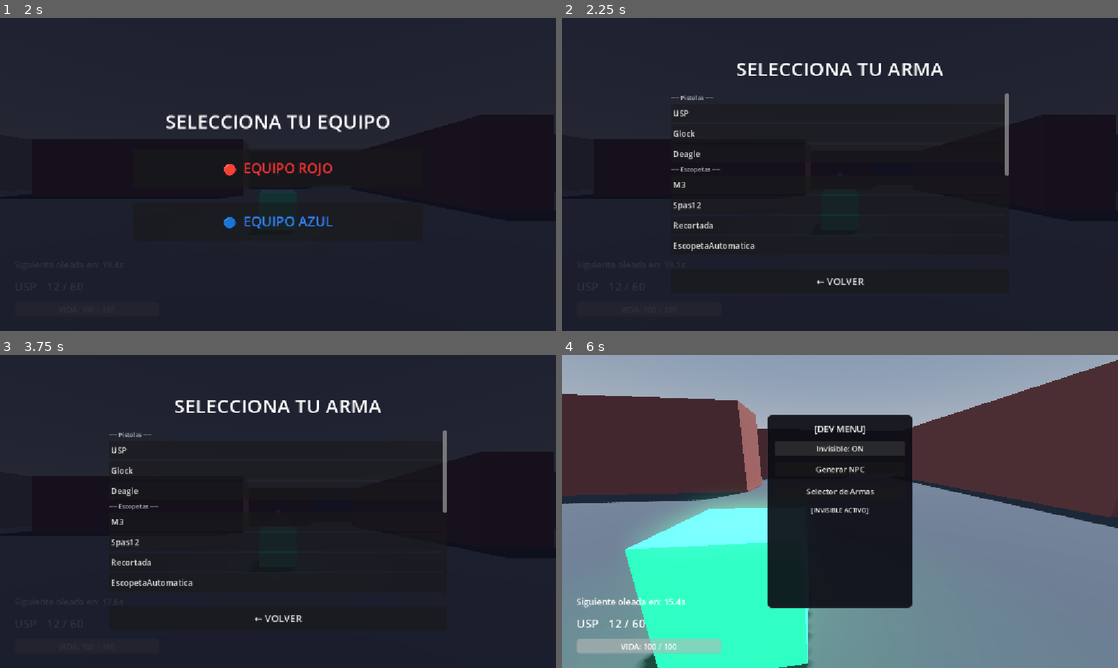
Above: before the commit, frames 1-4 (two rows, left to right).
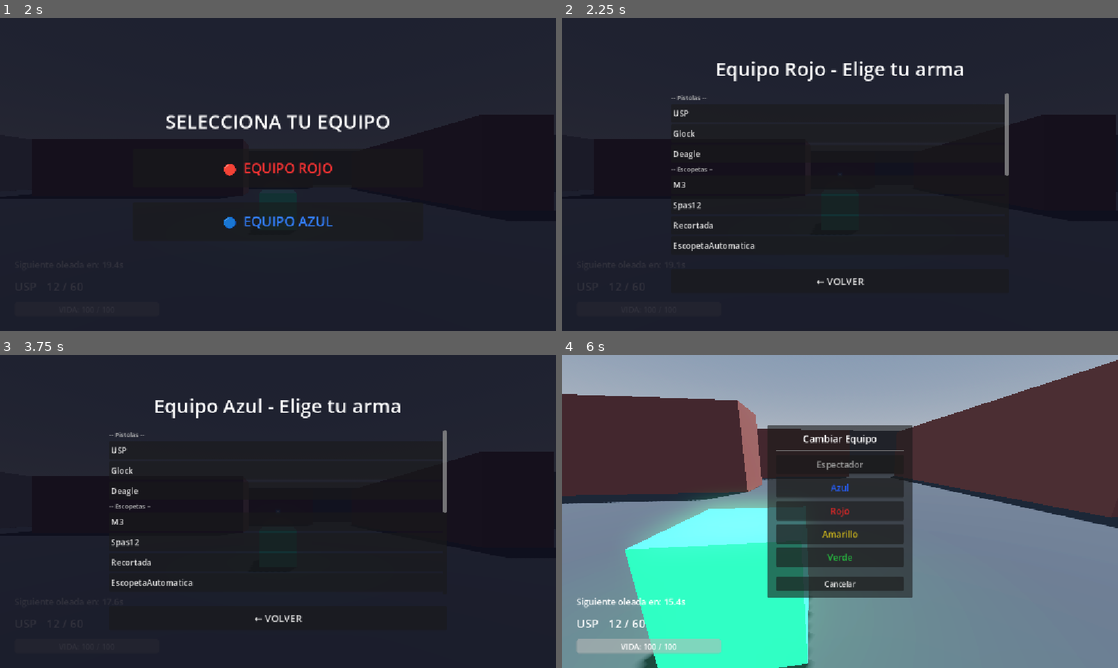
Above: after the commit, the same moments.

Repository: Jillkrav/Fps-Prueba
Game: Godot game, scene res://scenes/main_menu.tscn
Two runs of this game, one before a commit and one after it. Both use one fixed random seed, a clock stepped at 60 frames per second and the inputs below. The engine's default icon, where the game draws it, is replaced by a stand-in: a white triangle on a blue panel in a dark square.
Inputs (mouse positions are in pixels of both pictures, inside the frame that each line leads up to):
- Up to frame 1 (2 s): click "JUGAR" at 0.5 s; click "MAPA 1 (Laberíntico)" at 1.25 s
- Up to frame 2 (2.25 s): click "🔴 EQUIPO ROJO" at 2 s
- Up to frame 3 (3.75 s): click "← VOLVER" at 2.75 s; click "🔵 EQUIPO AZUL" at 3.5 s
- Up to frame 4 (6 s): click "USP" at 4.25 s; tap Enter (ui_accept) at 5, 5.27 s; move the mouse to (867, 511) at 5.02 s; hold W 5.03-5.75 s; tap Q at 5.1 s; click (867, 511) at 5.17 s; click (840, 448) at 5.75 s, where only the run before the commit has a clickable "Invisible: OFF"

Frame 1 is identical in both runs. In frame 2, 1.3% of the frame differs, in the area x 19-73%, y 13-50%; in frame 3, 1.3%; in frame 4, 8.8%, in the area x 36-64%, y 19-81%.
Error in both runs: Invalid assignment of property or key 'equipo' with value of type 'String' on a base object of type 'CharacterBody3D (NpcBase)'. (res://scripts/spawner.gd:114)

Commit message:
fix(equipos): logica de enemigos por ID numerico, team_selector usa GameState.Equipo, boton cambiar equipo en DevMenu

Diff:
--- a/scripts/dev_menu.gd
+++ b/scripts/dev_menu.gd
@@ -1,5 +1,4 @@
 ## Menu de desarrollo. Se activa con Q desde hud.gd.
-## Nodo DevMenu en hud.tscn es tipo Control -> extends Control.
 extends Control
 
 const NPC_SCENE: String = "res://scenes/npcs/npc_base.tscn"
@@ -15,41 +14,44 @@
 @onready var opt_tipo_npc: OptionButton    = $PanelNPC/VBox/GridAtributos/OptArma
 @onready var lbl_status: Label             = $PanelPrincipal/VBox/LblStatus
 
-var _panel_armas: PanelContainer = null
-var _weapon_list: VBoxContainer  = null
+var _panel_armas: PanelContainer    = null
+var _weapon_list: VBoxContainer     = null
+var _panel_equipo: PanelContainer   = null
 var opt_arma_dinamico: OptionButton = null
-var _armas_lista: Array[String] = []
-var is_invisible: bool = false
+var _armas_lista: Array[String]     = []
+var is_invisible: bool              = false
 
 func _ready() -> void:
 	process_mode = Node.PROCESS_MODE_ALWAYS
 
-	# Poblar OptionButton de equipo (usa IDs de GameState.Equipo)
+	# --- Equipo para spawn de NPC ---
 	opt_relacion.clear()
 	for id in GameState.NOMBRE_EQUIPO.keys():
 		opt_relacion.add_item(GameState.nombre_equipo(id), id)
-	# Seleccionar equipo Rojo por defecto para spawn de NPC
 	_seleccionar_opcion(opt_relacion, GameStateClass.Equipo.ROJO)
 
+	# --- Experiencia ---
 	opt_experiencia.clear()
 	opt_experiencia.add_item("Baja",  NpcBase.Experiencia.BAJA)
 	opt_experiencia.add_item("Media", NpcBase.Experiencia.MEDIA)
 	opt_experiencia.add_item("Alta",  NpcBase.Experiencia.ALTA)
 
+	# --- Arma del NPC ---
 	opt_tipo_npc.clear()
 	_poblar_armas_en(opt_tipo_npc)
 
 	visible = false
 	panel_principal.visible = true
-	panel_npc.visible = false
+	panel_npc.visible       = false
 
 	btn_invisible.pressed.connect(_on_invisible_pressed)
 	btn_generar.pressed.connect(_on_generar_pressed)
 	btn_spawn.pressed.connect(_on_spawn_pressed)
 	btn_volver.pressed.connect(_on_volver_pressed)
 
-	_agregar_btn_selector_armas()
+	_agregar_botones_extras()
 	_build_panel_armas.call_deferred()
+	_build_panel_equipo.call_deferred()
 
 # Selecciona la opcion del OptionButton cuyo id coincide
 func _seleccionar_opcion(opt: OptionButton, id: int) -> void:
@@ -58,23 +60,35 @@
 			opt.select(i)
 			return
 
-# ── Boton Selector de Armas en panel principal ──────────────────────
-func _agregar_btn_selector_armas() -> void:
+# ── Botones extras en panel principal ────────────────────────────────────────
+func _agregar_botones_extras() -> void:
 	var vbox: VBoxContainer = get_node_or_null("PanelPrincipal/VBox")
 	if not vbox:
 		return
-	var btn := Button.new()
-	btn.name = "BtnSelectorArmas"
-	btn.text = "Selector de Armas"
-	btn.custom_minimum_size = Vector2(0, 36)
-	btn.add_theme_font_size_override("font_size", 16)
-	vbox.add_child(btn)
 	var lbl: Label = get_node_or_null("PanelPrincipal/VBox/LblStatus")
-	if lbl:
-		vbox.move_child(btn, lbl.get_index())
-	btn.pressed.connect(_on_selector_armas_pressed)
-
-# ── Panel flotante selector de armas ─────────────────────────────
+	var insert_idx: int = lbl.get_index() if lbl else vbox.get_child_count()
+
+	# Boton selector de armas
+	var btn_armas := Button.new()
+	btn_armas.name = "BtnSelectorArmas"
+	btn_armas.text = "Selector de Armas"
+	btn_armas.custom_minimum_size = Vector2(0, 36)
+	btn_armas.add_theme_font_size_override("font_size", 16)
+	btn_armas.pressed.connect(_on_selector_armas_pressed)
+	vbox.add_child(btn_armas)
+	vbox.move_child(btn_armas, insert_idx)
+
+	# Boton cambiar equipo
+	var btn_equipo := Button.new()
+	btn_equipo.name = "BtnCambiarEquipo"
+	btn_equipo.text = "Cambiar Equipo [%s]" % GameState.nombre_equipo(GameState.player_team)
+	btn_equipo.custom_minimum_size = Vector2(0, 36)
+	btn_equipo.add_theme_font_size_override("font_size", 16)
+	btn_equipo.pressed.connect(_on_cambiar_equipo_pressed)
+	vbox.add_child(btn_equipo)
+	vbox.move_child(btn_equipo, insert_idx + 1)
+
+# ── Panel flotante selector de armas ─────────────────────────────────────────
 func _build_panel_armas() -> void:
 	_panel_armas = PanelContainer.new()
 	_panel_armas.visible = false
@@ -118,6 +132,71 @@
 	btn_cerrar.pressed.connect(_cerrar_panel_armas)
 	vbox.add_child(btn_cerrar)
 
+# ── Panel flotante cambiar equipo ─────────────────────────────────────────────
+func _build_panel_equipo() -> void:
+	_panel_equipo = PanelContainer.new()
+	_panel_equipo.visible = false
+	_panel_equipo.set_anchors_preset(Control.PRESET_CENTER)
+	_panel_equipo.custom_minimum_size = Vector2(300, 0)
+	_panel_equipo.grow_horizontal = Control.GROW_DIRECTION_BOTH
+	_panel_equipo.grow_vertical   = Control.GROW_DIRECTION_BOTH
+	get_parent().add_child(_panel_equipo)
+
+	var margin := MarginContainer.new()
+	margin.add_theme_constant_override("margin_top",    14)
+	margin.add_theme_constant_override("margin_bottom", 14)
+	margin.add_theme_constant_override("margin_left",   18)
+	margin.add_theme_constant_override("margin_right",  18)
+	_panel_equipo.add_child(margin)
+
+	var vbox := VBoxContainer.new()
+	vbox.add_theme_constant_override("separation", 8)
+	margin.add_child(vbox)
+
+	var titulo := Label.new()
+	titulo.text = "Cambiar Equipo"
+	titulo.add_theme_font_size_override("font_size", 20)
+	titulo.horizontal_alignment = HORIZONTAL_ALIGNMENT_CENTER
+	vbox.add_child(titulo)
+	vbox.add_child(HSeparator.new())
+
+	# Un boton por cada equipo del enum
+	for id in GameState.NOMBRE_EQUIPO.keys():
+		var nombre: String = GameState.nombre_equipo(id)
+		var color: Color   = GameState.color_equipo(id)
+		var btn := Button.new()
+		btn.text = nombre
+		btn.custom_minimum_size = Vector2(0, 40)
+		btn.add_theme_font_size_override("font_size", 18)
+		btn.add_theme_color_override("font_color", color)
+		btn.pressed.connect(_on_equipo_elegido.bind(id))
+		vbox.add_child(btn)
+
+	vbox.add_child(HSeparator.new())
+	var btn_cerrar := Button.new()
+	btn_cerrar.text = "Cancelar"
+	btn_cerrar.add_theme_font_size_override("font_size", 15)
+	btn_cerrar.pressed.connect(_cerrar_panel_equipo)
+	vbox.add_child(btn_cerrar)
+
+func _on_equipo_elegido(id: int) -> void:
+	GameState.player_team = id
+	# Actualizar texto del boton en el menu principal
+	var btn_eq: Button = get_node_or_null("PanelPrincipal/VBox/BtnCambiarEquipo")
+	if is_instance_valid(btn_eq):
+		btn_eq.text = "Cambiar Equipo [%s]" % GameState.nombre_equipo(id)
+	# Forzar retarget en todos los NPCs activos
+	for npc in get_tree().get_nodes_in_group("npcs"):
+		if npc is NpcBase:
+			npc._pick_target()
+	_cerrar_panel_equipo()
+
+func _cerrar_panel_equipo() -> void:
+	_panel_equipo.visible = false
+	visible = true
+	panel_principal.visible = true
+
+# ── Logica panel armas ────────────────────────────────────────────────────────
 func _poblar_panel_armas() -> void:
 	if not is_instance_valid(_weapon_list):
 		return
@@ -128,7 +207,7 @@
 		armas_raw = ConfigManager._data["Armas"]
 	for categoria in armas_raw.keys():
 		var lbl_cat := Label.new()
-		lbl_cat.text = "── " + categoria + " ──"
+		lbl_cat.text = "-- " + categoria + " --"
 		lbl_cat.add_theme_font_size_override("font_size", 13)
 		lbl_cat.modulate = Color(0.75, 0.75, 0.75)
 		_weapon_list.add_child(lbl_cat)
@@ -167,7 +246,7 @@
 		if sp.has_method("reanudar_spawn"):
 			sp.reanudar_spawn()
 
-# ── Helpers ────────────────────────────────────────────────
+# ── Helpers generales ─────────────────────────────────────────────────────────
 func _poblar_armas_en(opt: OptionButton) -> void:
 	_armas_lista.clear()
 	opt.clear()
@@ -180,15 +259,14 @@
 			opt.add_item("%s [%s]" % [nombre, categoria])
 	_armas_lista.append("")
 	opt.add_item("Sin arma (Melee)")
-	if _armas_lista.is_empty() or (_armas_lista.size() == 1 and _armas_lista[0] == ""):
-		_armas_lista = [""]
-		push_warning("DevMenu: sin armas en ConfigManager, solo opcion Melee disponible")
 
 func toggle_menu() -> void:
 	if is_instance_valid(_panel_armas) and _panel_armas.visible:
 		_panel_armas.visible = false
+	if is_instance_valid(_panel_equipo) and _panel_equipo.visible:
+		_panel_equipo.visible = false
 	visible = !visible
-	panel_npc.visible = false
+	panel_npc.visible       = false
 	panel_principal.visible = true
 	if visible:
 		Input.mouse_mode = Input.MOUSE_MODE_VISIBLE
@@ -202,19 +280,23 @@
 		if is_invisible:
 			player.add_to_group("invisible_to_npc")
 			btn_invisible.text = "Invisible: ON"
-			lbl_status.text = "[INVISIBLE ACTIVO]"
+			lbl_status.text    = "[INVISIBLE ACTIVO]"
 		else:
 			player.remove_from_group("invisible_to_npc")
 			btn_invisible.text = "Invisible: OFF"
-			lbl_status.text = ""
+			lbl_status.text    = ""
 
 func _on_generar_pressed() -> void:
 	panel_principal.visible = false
-	panel_npc.visible = true
+	panel_npc.visible       = true
 
 func _on_volver_pressed() -> void:
-	panel_npc.visible = false
-	panel_principal.visible = true
+	panel_npc.visible       = false
+	panel_principal.visible = true
+
+func _on_cambiar_equipo_pressed() -> void:
+	visible = false
+	_panel_equipo.visible = true
 
 func _on_spawn_pressed() -> void:
 	var packed: PackedScene = load(NPC_SCENE)
@@ -227,11 +309,7 @@
 		return
 
 	npc._relacion_forzada = true
-
-	# Equipo: leer el ID seleccionado del OptionButton de equipo
-	var equipo_id: int = opt_relacion.get_selected_id()
-	npc.equipo_id = equipo_id
-
+	npc.equipo_id = opt_relacion.get_selected_id()
 	npc.experiencia = opt_experiencia.get_selected_id() as NpcBase.Experiencia
 	var idx: int = opt_tipo_npc.get_selected()
 	if idx >= 0 and idx < _armas_lista.size():
@@ -245,15 +323,14 @@
 	var spawn_pos: Vector3 = player.global_transform.origin \
 		+ player.global_transform.basis.z * -3.0
 	spawn_pos.y = player.global_transform.origin.y
-	var world: Node = player.get_parent()
-	world.add_child(npc)
+	player.get_parent().add_child(npc)
 	npc.global_transform.origin = spawn_pos
 
 	var arma_txt: String = npc.nombre_arma if npc.nombre_arma != "" else "Melee"
-	lbl_status.text = "NPC: %s | %s | Arma: %s" % [
-		GameState.nombre_equipo(equipo_id),
+	lbl_status.text = "NPC spawneado: %s | %s | Arma: %s" % [
+		GameState.nombre_equipo(npc.equipo_id),
 		opt_experiencia.get_item_text(opt_experiencia.get_selected()),
 		arma_txt
 	]
-	panel_npc.visible = false
-	panel_principal.visible = true
+	panel_npc.visible       = false
+	panel_principal.visible = true
--- a/scripts/game_state.gd
+++ b/scripts/game_state.gd
@@ -5,7 +5,6 @@
 extends Node
 class_name GameStateClass
 
-# --- Sistema de equipos ---
 # Equipo 0 = Espectador (sin equipo, sin amigos ni enemigos)
 # Equipo 1 = Azul
 # Equipo 2 = Rojo
@@ -19,7 +18,6 @@
 	VERDE      = 4
 }
 
-# Nombres para mostrar en UI
 const NOMBRE_EQUIPO: Dictionary = {
 	0: "Espectador",
 	1: "Azul",
@@ -28,26 +26,24 @@
 	4: "Verde"
 }
 
-# Colores representativos de cada equipo
 const COLOR_EQUIPO: Dictionary = {
-	0: Color(0.6, 0.6, 0.6),   # Gris Espectador
-	1: Color(0.15, 0.35, 0.9), # Azul
-	2: Color(0.85, 0.15, 0.15),# Rojo
-	3: Color(0.85, 0.75, 0.1), # Amarillo
-	4: Color(0.15, 0.75, 0.25) # Verde
+	0: Color(0.6,  0.6,  0.6),    # Gris  - Espectador
+	1: Color(0.15, 0.35, 0.9),    # Azul
+	2: Color(0.85, 0.15, 0.15),   # Rojo
+	3: Color(0.85, 0.75, 0.1),    # Amarillo
+	4: Color(0.15, 0.75, 0.25)    # Verde
 }
 
 var selected_map:    String = "res://scenes/maps/map_1.tscn"
 var selected_weapon: String = "USP"
 
-# El jugador empieza como Espectador (sin equipo)
+# El jugador empieza como Espectador hasta que elija equipo
 var player_team: int = Equipo.ESPECTADOR
 
 func _ready() -> void:
 	pass
 
-# Devuelve true si el equipo_a es enemigo del equipo_b.
-# Espectador (0) NUNCA es enemigo ni aliado de nadie.
+# Devuelve true SOLO si ambos equipos son distintos Y ninguno es Espectador.
 func son_enemigos(equipo_a: int, equipo_b: int) -> bool:
 	if equipo_a == Equipo.ESPECTADOR or equipo_b == Equipo.ESPECTADOR:
 		return false
--- a/scripts/team_weapon_selector.gd
+++ b/scripts/team_weapon_selector.gd
@@ -1,26 +1,37 @@
+# scripts/team_weapon_selector.gd
+# Pantalla de seleccion de equipo + arma al iniciar la partida.
+# Usa los IDs numericos de GameState.Equipo.
 extends CanvasLayer
 
-@onready var team_panel: VBoxContainer = $TeamPanel
+@onready var team_panel:  VBoxContainer = $TeamPanel
 @onready var weapon_panel: VBoxContainer = $WeaponPanel
-@onready var btn_rojo: Button = $TeamPanel/BtnRojo
-@onready var btn_azul: Button = $TeamPanel/BtnAzul
-@onready var btn_volver: Button = $WeaponPanel/BtnVolver
-@onready var btn_metralleta: Button = $WeaponPanel/WeaponsRow/BtnMetralleta
-@onready var btn_escopeta: Button = $WeaponPanel/WeaponsRow/BtnEscopeta
-@onready var weapon_title: Label = $WeaponPanel/Title
+@onready var btn_rojo:     Button        = $TeamPanel/BtnRojo
+@onready var btn_azul:     Button        = $TeamPanel/BtnAzul
+@onready var btn_volver:   Button        = $WeaponPanel/BtnVolver
+@onready var btn_metralleta: Button      = $WeaponPanel/WeaponsRow/BtnMetralleta
+@onready var btn_escopeta:   Button      = $WeaponPanel/WeaponsRow/BtnEscopeta
+@onready var weapon_title: Label         = $WeaponPanel/Title
 
-var _armas_lista: Array[String] = []
+var _armas_lista: Array[String]  = []
 var _armas_buttons: Array[Button] = []
-var _selected_team: String = "azul"
+var _selected_team_id: int = GameStateClass.Equipo.ESPECTADOR
 var _scroll: ScrollContainer = null
-var _list: VBoxContainer = null
+var _list:   VBoxContainer   = null
 
 func _ready() -> void:
 	Input.mouse_mode = Input.MOUSE_MODE_VISIBLE
-	team_panel.visible = true
+	team_panel.visible  = true
 	weapon_panel.visible = false
 	_construir_lista()
 	_poblar_armas()
+	# Conectar botones de equipo
+	btn_rojo.pressed.connect(_on_team_rojo_pressed)
+	btn_azul.pressed.connect(_on_team_azul_pressed)
+	btn_volver.pressed.connect(_on_weapon_back_pressed)
+	if is_instance_valid(btn_metralleta):
+		btn_metralleta.pressed.connect(_on_weapon_metralleta_pressed)
+	if is_instance_valid(btn_escopeta):
+		btn_escopeta.pressed.connect(_on_weapon_escopeta_pressed)
 
 func _construir_lista() -> void:
 	var row: Node = get_node_or_null("WeaponPanel/WeaponsRow")
@@ -49,10 +60,10 @@
 		armas_raw = ConfigManager._data["Armas"]
 	if not armas_raw.is_empty():
 		if is_instance_valid(btn_metralleta): btn_metralleta.visible = false
-		if is_instance_valid(btn_escopeta): btn_escopeta.visible = false
+		if is_instance_valid(btn_escopeta):   btn_escopeta.visible   = false
 		for categoria in armas_raw.keys():
 			var lbl := Label.new()
-			lbl.text = "── " + categoria + " ──"
+			lbl.text = "-- " + categoria + " --"
 			lbl.add_theme_font_size_override("font_size", 13)
 			lbl.modulate = Color(0.75, 0.75, 0.75)
 			_list.add_child(lbl)
@@ -69,18 +80,22 @@
 				_armas_buttons.append(btn)
 	else:
 		if is_instance_valid(btn_metralleta): btn_metralleta.visible = true
-		if is_instance_valid(btn_escopeta): btn_escopeta.visible = true
+		if is_instance_valid(btn_escopeta):   btn_escopeta.visible   = true
 
 func _on_team_rojo_pressed() -> void:
-	_selected_team = "rojo"
-	team_panel.visible = false
+	_selected_team_id = GameStateClass.Equipo.ROJO
+	team_panel.visible  = false
 	weapon_panel.visible = true
+	if is_instance_valid(weapon_title):
+		weapon_title.text = "Equipo Rojo - Elige tu arma"
 	Input.mouse_mode = Input.MOUSE_MODE_VISIBLE
 
 func _on_team_azul_pressed() -> void:
-	_selected_team = "azul"
-	team_panel.visible = false
+	_selected_team_id = GameStateClass.Equipo.AZUL
+	team_panel.visible  = false
 	weapon_panel.visible = true
+	if is_instance_valid(weapon_title):
+		weapon_title.text = "Equipo Azul - Elige tu arma"
 	Input.mouse_mode = Input.MOUSE_MODE_VISIBLE
 
 func _on_weapon_pressed(nombre_arma: String) -> void:
@@ -94,15 +109,12 @@
 
 func _on_weapon_back_pressed() -> void:
 	weapon_panel.visible = false
-	team_panel.visible = true
+	team_panel.visible   = true
 	Input.mouse_mode = Input.MOUSE_MODE_VISIBLE
 
 func _confirmar_seleccion(nombre_arma: String) -> void:
-	var gs: Node = get_node_or_null("/root/GameState")
-	if gs:
-		if "selected_weapon" in gs:
-			gs.selected_weapon = nombre_arma
-		if "selected_team" in gs:
-			gs.selected_team = _selected_team
+	# Guardar equipo como ID numerico en GameState
+	GameState.player_team    = _selected_team_id
+	GameState.selected_weapon = nombre_arma
 	Input.mouse_mode = Input.MOUSE_MODE_CAPTURED
 	queue_free()
